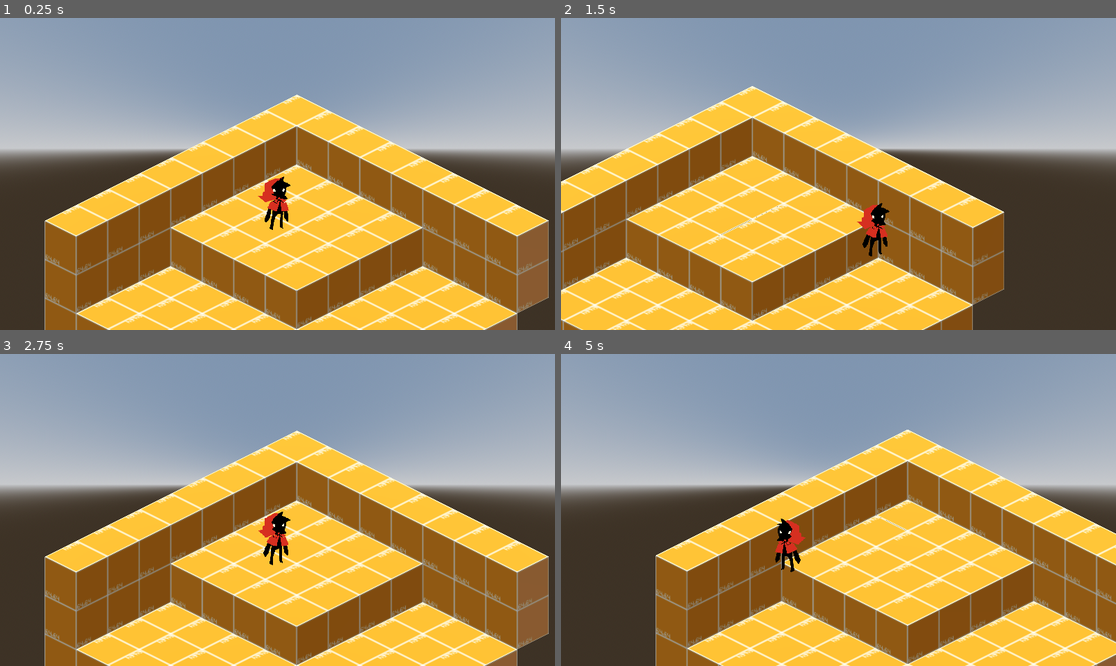
Above: before the commit, frames 1-4 (two rows, left to right).
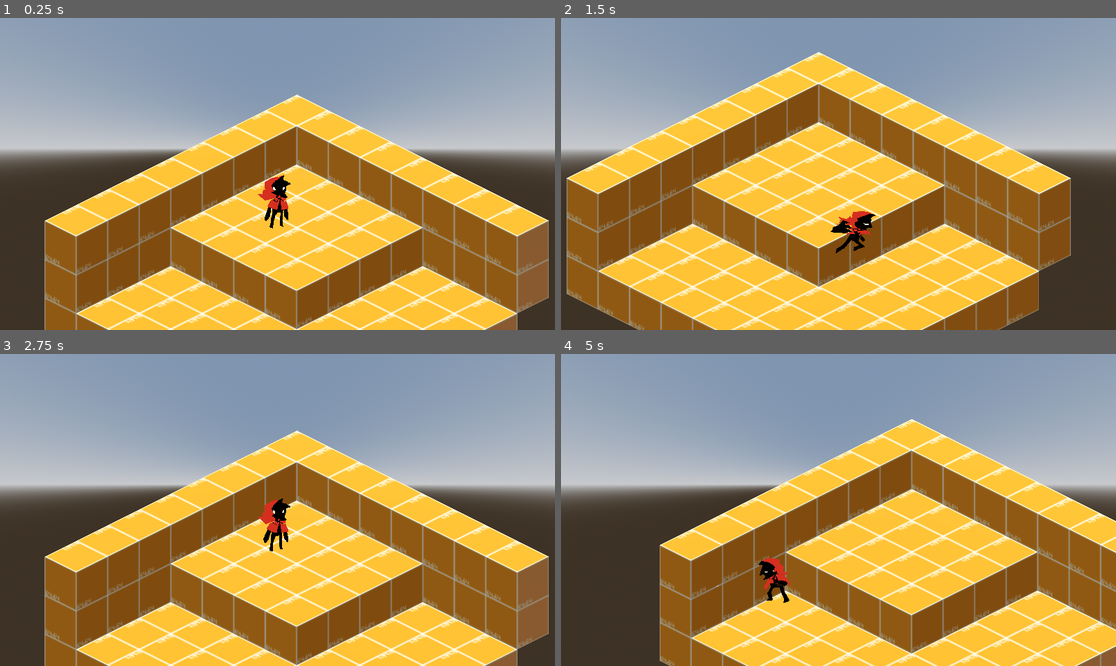
Above: after the commit, the same moments.

Repository: AlexRavelo/PrometheusGame
Game: Godot game, scene res://assets/scenes/test_scene.tscn
Same seed, same stepped clock (60 frames per second), same inputs: the game is played once before the commit and once after it.
Inputs:
- Up to frame 1 (0.25 s): no input
- Up to frame 2 (1.5 s): tap Enter (ui_accept) at 0.5, 0.77 s; hold D (Right) 0.53-1.28 s; tap Z (Attack) at 0.6, 1.35 s; hold S (Down) from 1.28 s (still down)
- Up to frame 3 (2.75 s): tap Enter (ui_accept) at 1.52 s; release S (Down) at 2.03 s; hold D (Right) from 2.03 s (still down); hold R from 2.03 s (still down); tap Z (Attack) at 2.3 s
- Up to frame 4 (5 s): tap Enter (ui_accept) at 2.75, 3.02, 3.77, 4.52 s; release D (Right) at 2.78 s; release R at 2.78 s; hold W (Up) 2.78-3.53 s; tap Z (Attack) at 2.85, 3.6, 4.55 s; hold A (Left) from 3.53 s (still down); tap R at 4.35 s

The runs differ from the first frame. In frame 1, 0.2% of the frame differs, in the area x 46-53%, y 50-68%; in frame 2, 41%, in the area x 0-92%, y 10-100%; in frame 3, 0.6%; in frame 4, 24%.
Error before the commit: Invalid access to property or key 'time_left' on a base object of type 'null instance'. (res://assets/code/basePlayer.gd:56)

Commit message:
I KEEP FORGETTING TO COMMIT AS I WORk, OOPS.

Diff:
--- a/assets/code/baseEntity.gd
+++ b/assets/code/baseEntity.gd
@@ -8,9 +8,12 @@
 var direction := Vector2(0, 1)
 var gravity := 10
 
+@export var control := true # Wether or not the creature can move
+@export var lockdir := false # Wether or not to lock the direction of the creature
 @export var current_health: int = 100
 @export var base_speed: float = 3.0 # Might want to make an int to be consistent but float might be better for calcs
 @export var base_damage: int = 10
+@export var friction := 0.8
 
 # Called when the node enters the scene tree for the first time.
 func _ready():
@@ -31,6 +34,7 @@
 	# This function will likely be empty at this level because each enemy attacks differently
 	pass
 
+
 func set_health(health):
 	current_health = clamp(health, 0, 100)
 
@@ -46,3 +50,10 @@
 
 func load_sprite():
 	pass
+
+
+func applyvelocity(givenVelocity : Vector3, towardsDir : bool):
+	if towardsDir:
+		velocity += givenVelocity.rotated(Vector3(0, 1, 0).normalized(), -direction.angle())
+	else:
+		velocity += givenVelocity
--- a/assets/code/basePlayer.gd
+++ b/assets/code/basePlayer.gd
@@ -3,73 +3,104 @@
 extends BaseEntity
 
 
-var Attack1 = preload("res://assets/scenes/Attack1.tscn")
+
 
 @onready var sprite = $Sprite3D
 @onready var cooldown = $"Attack Cooldown"
-@onready var attack_hitbox = $AttackHitbox
 @onready var animation_tree = $AnimationTree
 @onready var animation_player = $AnimationPlayer
 
-@export var Attack1coold: float = 0.25
+@export var state : States = States.NEUTRAL
+@export var ClawAttackCooldown: float = 0.25
 
-# Called every frame. 'delta' is the elapsed time since the previous frame.
+var anim_state
+var Attack1 = preload("res://assets/scenes/Attack1.tscn")
+
+enum States{
+	NEUTRAL,
+	ATTACKING,
+	ROLLING,
+}
+
+func _ready():
+	anim_state = animation_tree["parameters/playback"]
+	control = true
+	lockdir = false
+
+
 func _process(delta):
-	if !is_on_floor():
+	if !is_on_floor(): #Gravity
 		velocity.y -= gravity * delta
 
-	if Input.is_action_just_pressed("Attack"):
-		attack()
+#region State Code
+	match state:
+		States.NEUTRAL:
+			state_neutral()
+		States.ATTACKING:
+			state_attacking()
+		States.ROLLING:
+			state_rolling()
+#endregion
 
 	debug_commands()#REMOVE THIS FUNCTION FOR FINAL RELEASE !!
+	move_and_slide()
 
-	move_input()
-
-	move_and_slide()
 
 func debug_commands():
 	if Input.is_key_pressed(KEY_R): #in case you fall and fucking die, DELETE LATER
 		get_tree().reload_current_scene()
 
-func move_input():
-	var inputdir = Input.get_vector("Left","Right", "Up", "Down")
-	if inputdir:
+
+func state_neutral(): # Neutral State: Idle, Running, ETC
+#region Input Code
+	var inputdir = Vector2(0, 0)
+	if control:
+		inputdir = Input.get_vector("Left","Right", "Up", "Down")
+		if Input.is_action_just_pressed("Attack"):
+			state = States.ATTACKING
+	else:
+		inputdir = Vector2(0, 0)
+#endregion
+
+
+#region Direction Handling
+	if inputdir and !lockdir:
 		direction.x = lerpf(direction.x, inputdir.x, 0.09)
 		direction.y = lerpf(direction.y, inputdir.y, 0.09)
-
-	attack_hitbox.look_at(Vector3(position.x + direction.x, position.y, position.z + direction.y))
-
+	animation_tree.set("parameters/Idle/blend_position", direction.y)
 	if direction.x < 0:
 		sprite.flip_h = true
 	else:
 		sprite.flip_h = false
-	if direction.y < 0:
-		animation_tree.set("parameters/FrontBack/blend_amount",1)
+#endregion
+
+	#region Movement Code
+	velocity.x = move_toward(velocity.x, inputdir.x*base_speed, friction)
+	velocity.z = move_toward(velocity.z, inputdir.y*base_speed, friction)
+	#endregion
+
+
+func state_attacking(): #Attacking State: Regular Attack Handling.
+	if cooldown.time_left <= 0:
+		velocity = Vector3.ZERO
+		cooldown.start(ClawAttackCooldown)
+		anim_state.travel("AttackFront")
+		print("Ratchet ATTACK")
 	else:
-		animation_tree.set("parameters/FrontBack/blend_amount",0)
+		state = States.NEUTRAL
 
-	velocity.x = move_toward(velocity.x, inputdir.x*base_speed, 0.8)
-	velocity.z = move_toward(velocity.z, inputdir.y*base_speed, 0.8)
 
-func attack(): #probably going to rename for different attacks
-	#everything below is heavily in progress LOL
-	if (cooldown.time_left <= 0):
-		print("Ratchet ATTACK")
-		cooldown.wait_time = Attack1coold
-		cooldown.start()
-		@warning_ignore("shadowed_variable") #remove later after renaming attack()
-		var attack = Attack1.instantiate()
-		add_child(attack)
-		attack.look_at(Vector3(position.x + direction.x, position.y, position.z + direction.y))
-		await get_tree().create_timer(0.2).timeout
-		attack.queue_free()
-	else:
-		print("no attack :(")
-		print("cooldown left = ", cooldown.time_left)
+func state_rolling(): # TODO: Rolling State for dodging.
+	pass
 
-func _ready():
-	current_health = 99
-	print(current_health)
+
+func claw_attack():
+	var attack = Attack1.instantiate()
+	add_child(attack)
+	attack.look_at(Vector3(position.x + direction.x, position.y, position.z + direction.y))
+	await get_tree().create_timer(0.2).timeout
+	attack.queue_free()
+
 
 func on_death():
 	print("FUCK IM DEAD")
--- a/assets/scenes/Attack1.tscn
+++ b/assets/scenes/Attack1.tscn
@@ -1,10 +1,27 @@
-[gd_scene load_steps=2 format=3 uid="uid://dpmbqspyh7ts2"]
+[gd_scene load_steps=4 format=3 uid="uid://dpmbqspyh7ts2"]
+
+[ext_resource type="Texture2D" uid="uid://cjjmesdej6ts8" path="res://assets/sprites/placeholders/PLACEHOLDER_AXE_FX.png" id="1_pnvgo"]
 
 [sub_resource type="BoxShape3D" id="BoxShape3D_ih6uj"]
-size = Vector3(1.3, 0.5, 0.6)
+size = Vector3(1.3, 0.638916, 0.6)
+
+[sub_resource type="SpriteFrames" id="SpriteFrames_g5qln"]
+animations = [{
+"frames": [{
+"duration": 1.0,
+"texture": ExtResource("1_pnvgo")
+}],
+"loop": true,
+"name": &"default",
+"speed": 5.0
+}]
 
 [node name="Attack1" type="Area3D"]
 
 [node name="CollisionShape3D" type="CollisionShape3D" parent="."]
-transform = Transform3D(1, 0, 0, 0, 1, 0, 0, 0, 1, 0, -0.5, -0.7)
+transform = Transform3D(1, 0, 0, 0, 1, 0, 0, 0, 1, 0, 0, -0.7)
 shape = SubResource("BoxShape3D_ih6uj")
+
+[node name="AnimatedSprite3D" type="AnimatedSprite3D" parent="."]
+transform = Transform3D(0.4, 0, 0, 0, -1.74846e-08, -0.4, 0, 0.4, -1.74846e-08, 0, 0, -0.7)
+sprite_frames = SubResource("SpriteFrames_g5qln")
--- a/assets/scenes/Player.tscn
+++ b/assets/scenes/Player.tscn
@@ -7,121 +7,215 @@
 height = 1.0
 radius = 0.264252
 
-[sub_resource type="AnimationNodeBlend2" id="AnimationNodeBlend2_o3vf1"]
-
-[sub_resource type="AnimationNodeAnimation" id="AnimationNodeAnimation_mdqgm"]
+[sub_resource type="AnimationNodeAnimation" id="AnimationNodeAnimation_bi858"]
+animation = &"AttackFront"
+
+[sub_resource type="AnimationNodeAnimation" id="AnimationNodeAnimation_a0ulo"]
 animation = &"IdleBack"
 
-[sub_resource type="AnimationNodeAnimation" id="AnimationNodeAnimation_uw4ut"]
+[sub_resource type="AnimationNodeAnimation" id="AnimationNodeAnimation_7yqpt"]
 animation = &"IdleFront"
 
-[sub_resource type="AnimationNodeBlendTree" id="AnimationNodeBlendTree_fiasf"]
-graph_offset = Vector2(-437, 98)
-nodes/FrontBack/node = SubResource("AnimationNodeBlend2_o3vf1")
-nodes/FrontBack/position = Vector2(60, 200)
-nodes/IdleBack/node = SubResource("AnimationNodeAnimation_mdqgm")
-nodes/IdleBack/position = Vector2(-120, 320)
-nodes/IdleFront/node = SubResource("AnimationNodeAnimation_uw4ut")
-nodes/IdleFront/position = Vector2(-120, 120)
-nodes/output/position = Vector2(240, 140)
-node_connections = [&"FrontBack", 0, &"IdleFront", &"FrontBack", 1, &"IdleBack", &"output", 0, &"FrontBack"]
+[sub_resource type="AnimationNodeBlendSpace1D" id="AnimationNodeBlendSpace1D_loqg8"]
+blend_point_0/node = SubResource("AnimationNodeAnimation_a0ulo")
+blend_point_0/pos = -0.01
+blend_point_1/node = SubResource("AnimationNodeAnimation_7yqpt")
+blend_point_1/pos = 0.0
+snap = 0.01
+sync = true
+
+[sub_resource type="AnimationNodeStateMachineTransition" id="AnimationNodeStateMachineTransition_h8lq8"]
+advance_mode = 2
+
+[sub_resource type="AnimationNodeStateMachineTransition" id="AnimationNodeStateMachineTransition_eee46"]
+
+[sub_resource type="AnimationNodeStateMachineTransition" id="AnimationNodeStateMachineTransition_2kqxn"]
+switch_mode = 2
+advance_mode = 2
+
+[sub_resource type="AnimationNodeStateMachine" id="AnimationNodeStateMachine_se11t"]
+states/AttackFront/node = SubResource("AnimationNodeAnimation_bi858")
+states/AttackFront/position = Vector2(530, 216)
+states/Idle/node = SubResource("AnimationNodeBlendSpace1D_loqg8")
+states/Idle/position = Vector2(530, 100)
+states/Start/position = Vector2(355, 100)
+transitions = ["Start", "Idle", SubResource("AnimationNodeStateMachineTransition_h8lq8"), "Idle", "AttackFront", SubResource("AnimationNodeStateMachineTransition_eee46"), "AttackFront", "Idle", SubResource("AnimationNodeStateMachineTransition_2kqxn")]
+
+[sub_resource type="Animation" id="Animation_hkp8y"]
+resource_name = "AttackFront"
+length = 0.65
+step = 0.025
+tracks/0/type = "value"
+tracks/0/imported = false
+tracks/0/enabled = true
+tracks/0/path = NodePath("Sprite3D:frame")
+tracks/0/interp = 1
+tracks/0/loop_wrap = true
+tracks/0/keys = {
+"times": PackedFloat32Array(0, 0.1, 0.15, 0.25, 0.35, 0.5),
+"transitions": PackedFloat32Array(1, 1, 1, 1, 1, 1),
+"update": 1,
+"values": [7, 8, 9, 10, 11, 12]
+}
+tracks/1/type = "value"
+tracks/1/imported = false
+tracks/1/enabled = true
+tracks/1/path = NodePath(".:control")
+tracks/1/interp = 1
+tracks/1/loop_wrap = true
+tracks/1/keys = {
+"times": PackedFloat32Array(0, 0.65),
+"transitions": PackedFloat32Array(1, 1),
+"update": 1,
+"values": [false, true]
+}
+tracks/2/type = "value"
+tracks/2/imported = false
+tracks/2/enabled = true
+tracks/2/path = NodePath(".:lockdir")
+tracks/2/interp = 1
+tracks/2/loop_wrap = true
+tracks/2/keys = {
+"times": PackedFloat32Array(0, 0.65),
+"transitions": PackedFloat32Array(1, 1),
+"update": 1,
+"values": [true, false]
+}
+tracks/3/type = "value"
+tracks/3/imported = false
+tracks/3/enabled = true
+tracks/3/path = NodePath(".:state")
+tracks/3/interp = 1
+tracks/3/loop_wrap = true
+tracks/3/keys = {
+"times": PackedFloat32Array(0.65),
+"transitions": PackedFloat32Array(1),
+"update": 1,
+"values": [0]
+}
+tracks/4/type = "method"
+tracks/4/imported = false
+tracks/4/enabled = true
+tracks/4/path = NodePath(".")
+tracks/4/interp = 1
+tracks/4/loop_wrap = true
+tracks/4/keys = {
+"times": PackedFloat32Array(0.05, 0.1),
+"transitions": PackedFloat32Array(1, 1),
+"values": [{
+"args": [Vector3(15, 0, 0), true],
+"method": &"applyvelocity"
+}, {
+"args": [],
+"method": &"claw_attack"
+}]
+}
+tracks/5/type = "value"
+tracks/5/imported = false
+tracks/5/enabled = true
+tracks/5/path = NodePath(".:friction")
+tracks/5/interp = 1
+tracks/5/loop_wrap = true
+tracks/5/keys = {
+"times": PackedFloat32Array(0, 0.65),
+"transitions": PackedFloat32Array(1, 1),
+"update": 0,
+"values": [0.5, 0.8]
+}
+
+[sub_resource type="Animation" id="Animation_crmfv"]
+resource_name = "IdleBack"
+length = 1.2
+loop_mode = 1
+tracks/0/type = "value"
+tracks/0/imported = false
+tracks/0/enabled = true
+tracks/0/path = NodePath("Sprite3D:frame")
+tracks/0/interp = 1
+tracks/0/loop_wrap = true
+tracks/0/keys = {
+"times": PackedFloat32Array(0, 0.1, 0.2, 0.3, 0.4, 0.5, 0.6, 0.7, 0.8, 0.9, 1, 1.1),
+"transitions": PackedFloat32Array(1, 1, 1, 1, 1, 1, 1, 1, 1, 1, 1, 1),
+"update": 1,
+"values": [3, 3, 3, 4, 4, 4, 5, 5, 5, 4, 4, 4]
+}
+
+[sub_resource type="Animation" id="Animation_o1ffx"]
+resource_name = "IdleFront"
+length = 1.2
+loop_mode = 1
+tracks/0/type = "value"
+tracks/0/imported = false
+tracks/0/enabled = true
+tracks/0/path = NodePath("Sprite3D:frame")
+tracks/0/interp = 1
+tracks/0/loop_wrap = true
+tracks/0/keys = {
+"times": PackedFloat32Array(0, 0.1, 0.2, 0.3, 0.4, 0.5, 0.6, 0.7, 0.8, 0.9, 1, 1.1),
+"transitions": PackedFloat32Array(1, 1, 1, 1, 1, 1, 1, 1, 1, 1, 1, 1),
+"update": 1,
+"values": [0, 0, 0, 1, 1, 1, 2, 2, 2, 1, 1, 1]
+}
+
+[sub_resource type="Animation" id="Animation_r6ett"]
+length = 0.001
+tracks/0/type = "value"
+tracks/0/imported = false
+tracks/0/enabled = true
+tracks/0/path = NodePath("Sprite3D:frame")
+tracks/0/interp = 1
+tracks/0/loop_wrap = true
+tracks/0/keys = {
+"times": PackedFloat32Array(0),
+"transitions": PackedFloat32Array(1),
+"update": 1,
+"values": [1]
+}
 
 [sub_resource type="Animation" id="Animation_5wudq"]
 resource_name = "new_animation"
 
-[sub_resource type="Animation" id="Animation_o1ffx"]
-resource_name = "IdleFront"
-length = 0.9
-loop_mode = 2
-tracks/0/type = "value"
-tracks/0/imported = false
-tracks/0/enabled = true
-tracks/0/path = NodePath("Sprite3D:frame")
-tracks/0/interp = 1
-tracks/0/loop_wrap = true
-tracks/0/keys = {
-"times": PackedFloat32Array(0, 0.3, 0.6, 0.9),
-"transitions": PackedFloat32Array(1, 1, 1, 1),
-"update": 1,
-"values": [0, 1, 2, 1]
-}
-
-[sub_resource type="Animation" id="Animation_r6ett"]
-length = 0.001
-tracks/0/type = "value"
-tracks/0/imported = false
-tracks/0/enabled = true
-tracks/0/path = NodePath("Sprite3D:frame")
-tracks/0/interp = 1
-tracks/0/loop_wrap = true
-tracks/0/keys = {
-"times": PackedFloat32Array(0),
-"transitions": PackedFloat32Array(1),
-"update": 1,
-"values": [1]
-}
-
-[sub_resource type="Animation" id="Animation_crmfv"]
-resource_name = "IdleBack"
-length = 0.9
-loop_mode = 2
-tracks/0/type = "value"
-tracks/0/imported = false
-tracks/0/enabled = true
-tracks/0/path = NodePath("Sprite3D:frame")
-tracks/0/interp = 1
-tracks/0/loop_wrap = true
-tracks/0/keys = {
-"times": PackedFloat32Array(0, 0.3, 0.6, 0.9),
-"transitions": PackedFloat32Array(1, 1, 1, 1),
-"update": 1,
-"values": [3, 4, 5, 4]
-}
-
 [sub_resource type="AnimationLibrary" id="AnimationLibrary_rvvn0"]
 _data = {
+"AttackFront": SubResource("Animation_hkp8y"),
 "IdleBack": SubResource("Animation_crmfv"),
 "IdleFront": SubResource("Animation_o1ffx"),
 "RESET": SubResource("Animation_r6ett"),
 "new_animation": SubResource("Animation_5wudq")
 }
 
-[sub_resource type="BoxShape3D" id="BoxShape3D_ih6uj"]
-size = Vector3(1.3, 0.5, 0.6)
-
 [node name="Player" type="CharacterBody3D" groups=["Player"]]
-transform = Transform3D(1, 0, 0, 0, 1, 0, 0, 0, 1, 0, 1.18412, 0)
 collision_layer = 3
 script = ExtResource("1_2wclh")
+control = false
+lockdir = true
 base_speed = 5.0
 
 [node name="CollisionShape3D" type="CollisionShape3D" parent="."]
-transform = Transform3D(1, 0, 0, 0, 1, 0, 0, 0, 1, 0, -0.443889, 0)
 shape = SubResource("CylinderShape3D_lcwvp")
 
 [node name="Sprite3D" type="Sprite3D" parent="."]
-transform = Transform3D(0.672, 0, 0, 0, 0.672, 0, 0, 0, 0.672, 0, -0.346493, 0)
+transform = Transform3D(0.672, 0, 0, 0, 0.672, 0, 0, 0, 0.672, 0, 0, 0)
 billboard = 1
 texture_filter = 0
 texture = ExtResource("2_cps28")
-hframes = 6
+hframes = 7
+vframes = 2
 frame = 1
 region_rect = Rect2(0, 0, 142, 128)
 
 [node name="AnimationTree" type="AnimationTree" parent="."]
 deterministic = false
-tree_root = SubResource("AnimationNodeBlendTree_fiasf")
+tree_root = SubResource("AnimationNodeStateMachine_se11t")
 anim_player = NodePath("../AnimationPlayer")
-parameters/FrontBack/blend_amount = 1.0
+parameters/Idle/blend_position = 0.125828
 
 [node name="AnimationPlayer" type="AnimationPlayer" parent="."]
 libraries = {
 "": SubResource("AnimationLibrary_rvvn0")
 }
 
-[node name="AttackHitbox" type="Area3D" parent="."]
-collision_layer = 3
-
-[node name="CollisionShape3D" type="CollisionShape3D" parent="AttackHitbox"]
-transform = Transform3D(1, 0, 0, 0, 1, 0, 0, 0, 1, 0, -0.5, -0.7)
-shape = SubResource("BoxShape3D_ih6uj")
+[node name="Attack Cooldown" type="Timer" parent="."]
+wait_time = 0.1
+one_shot = true
+autostart = true
--- a/project.godot
+++ b/project.godot
@@ -26,6 +26,7 @@
 "events": [Object(InputEventKey,"resource_local_to_scene":false,"resource_name":"","device":-1,"window_id":0,"alt_pressed":false,"shift_pressed":false,"ctrl_pressed":false,"meta_pressed":false,"pressed":false,"keycode":0,"physical_keycode":87,"key_label":0,"unicode":119,"echo":false,"script":null)
 , Object(InputEventJoypadButton,"resource_local_to_scene":false,"resource_name":"","device":-1,"button_index":11,"pressure":0.0,"pressed":true,"script":null)
 , Object(InputEventJoypadMotion,"resource_local_to_scene":false,"resource_name":"","device":-1,"axis":1,"axis_value":-1.0,"script":null)
+, Object(InputEventKey,"resource_local_to_scene":false,"resource_name":"","device":-1,"window_id":0,"alt_pressed":false,"shift_pressed":false,"ctrl_pressed":false,"meta_pressed":false,"pressed":false,"keycode":0,"physical_keycode":4194320,"key_label":0,"unicode":0,"echo":false,"script":null)
 ]
 }
 Down={
@@ -33,6 +34,7 @@
 "events": [Object(InputEventKey,"resource_local_to_scene":false,"resource_name":"","device":-1,"window_id":0,"alt_pressed":false,"shift_pressed":false,"ctrl_pressed":false,"meta_pressed":false,"pressed":false,"keycode":0,"physical_keycode":83,"key_label":0,"unicode":115,"echo":false,"script":null)
 , Object(InputEventJoypadButton,"resource_local_to_scene":false,"resource_name":"","device":-1,"button_index":12,"pressure":0.0,"pressed":true,"script":null)
 , Object(InputEventJoypadMotion,"resource_local_to_scene":false,"resource_name":"","device":-1,"axis":1,"axis_value":1.0,"script":null)
+, Object(InputEventKey,"resource_local_to_scene":false,"resource_name":"","device":-1,"window_id":0,"alt_pressed":false,"shift_pressed":false,"ctrl_pressed":false,"meta_pressed":false,"pressed":false,"keycode":0,"physical_keycode":4194322,"key_label":0,"unicode":0,"echo":false,"script":null)
 ]
 }
 Left={
@@ -40,6 +42,7 @@
 "events": [Object(InputEventKey,"resource_local_to_scene":false,"resource_name":"","device":-1,"window_id":0,"alt_pressed":false,"shift_pressed":false,"ctrl_pressed":false,"meta_pressed":false,"pressed":false,"keycode":0,"physical_keycode":65,"key_label":0,"unicode":97,"echo":false,"script":null)
 , Object(InputEventJoypadButton,"resource_local_to_scene":false,"resource_name":"","device":-1,"button_index":13,"pressure":0.0,"pressed":true,"script":null)
 , Object(InputEventJoypadMotion,"resource_local_to_scene":false,"resource_name":"","device":-1,"axis":0,"axis_value":-1.0,"script":null)
+, Object(InputEventKey,"resource_local_to_scene":false,"resource_name":"","device":-1,"window_id":0,"alt_pressed":false,"shift_pressed":false,"ctrl_pressed":false,"meta_pressed":false,"pressed":false,"keycode":0,"physical_keycode":4194319,"key_label":0,"unicode":0,"echo":false,"script":null)
 ]
 }
 Right={
@@ -47,12 +50,14 @@
 "events": [Object(InputEventKey,"resource_local_to_scene":false,"resource_name":"","device":-1,"window_id":0,"alt_pressed":false,"shift_pressed":false,"ctrl_pressed":false,"meta_pressed":false,"pressed":false,"keycode":0,"physical_keycode":68,"key_label":0,"unicode":100,"echo":false,"script":null)
 , Object(InputEventJoypadButton,"resource_local_to_scene":false,"resource_name":"","device":-1,"button_index":14,"pressure":0.0,"pressed":true,"script":null)
 , Object(InputEventJoypadMotion,"resource_local_to_scene":false,"resource_name":"","device":-1,"axis":0,"axis_value":1.0,"script":null)
+, Object(InputEventKey,"resource_local_to_scene":false,"resource_name":"","device":-1,"window_id":0,"alt_pressed":false,"shift_pressed":false,"ctrl_pressed":false,"meta_pressed":false,"pressed":false,"keycode":0,"physical_keycode":4194321,"key_label":0,"unicode":0,"echo":false,"script":null)
 ]
 }
 Attack={
 "deadzone": 0.5,
 "events": [Object(InputEventKey,"resource_local_to_scene":false,"resource_name":"","device":-1,"window_id":0,"alt_pressed":false,"shift_pressed":false,"ctrl_pressed":false,"meta_pressed":false,"pressed":false,"keycode":0,"physical_keycode":90,"key_label":0,"unicode":122,"echo":false,"script":null)
 , Object(InputEventJoypadButton,"resource_local_to_scene":false,"resource_name":"","device":-1,"button_index":0,"pressure":0.0,"pressed":true,"script":null)
+, Object(InputEventMouseButton,"resource_local_to_scene":false,"resource_name":"","device":-1,"window_id":0,"alt_pressed":false,"shift_pressed":false,"ctrl_pressed":false,"meta_pressed":false,"button_mask":0,"position":Vector2(0, 0),"global_position":Vector2(0, 0),"factor":1.0,"button_index":1,"canceled":false,"pressed":false,"double_click":false,"script":null)
 ]
 }
 
Not shown: 2 places in assets/meshes/devmesh.tres that only renumber resources
Not shown: 1 places in assets/scenes/Player.tscn that only renumber resources
Binary file changed: assets/sprites/debug/PlayerSheet.png
